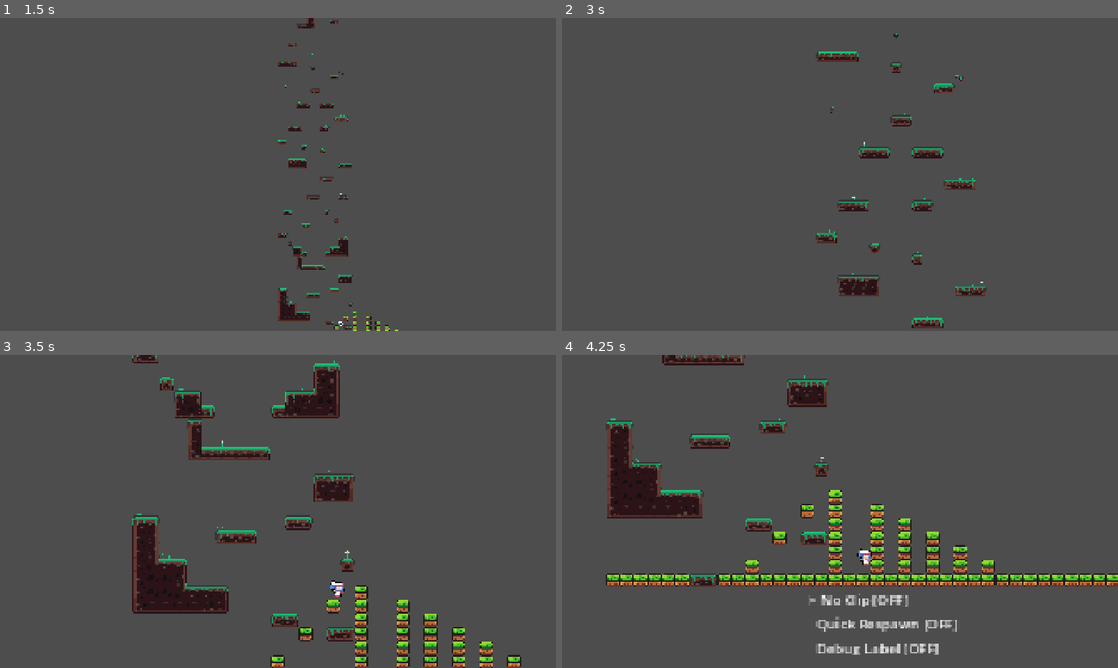
Above: before the commit, frames 1-4 (two rows, left to right).
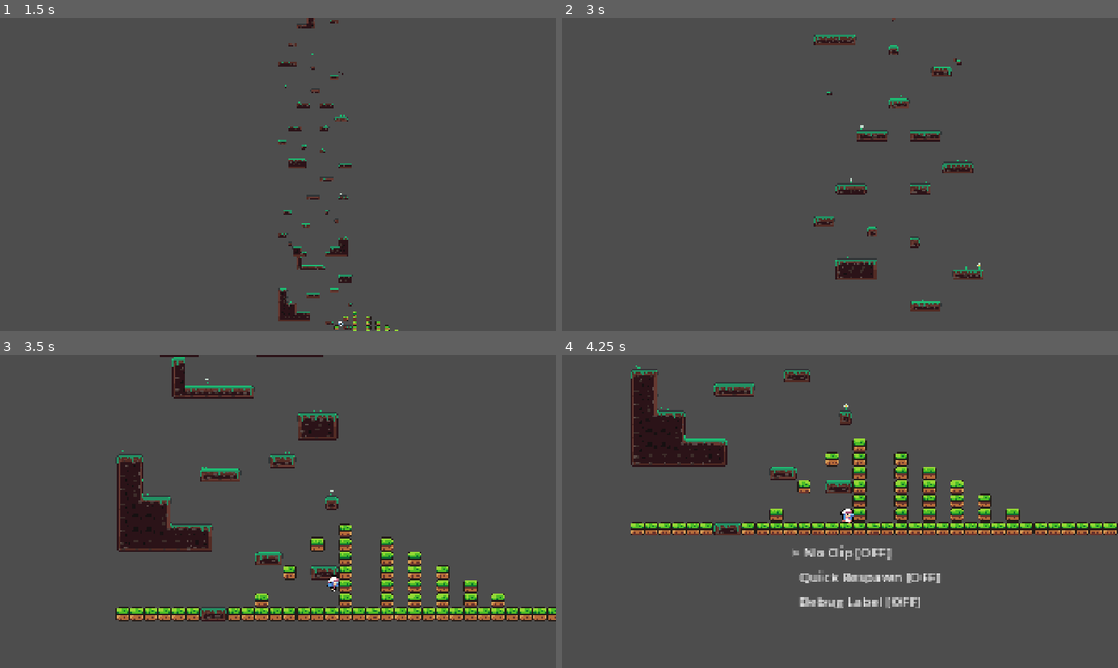
Above: after the commit, the same moments.

Repository: danielvogelsang/project-daydream
Game: Godot game, scene res://scenes/level/level/test_level.tscn
Two runs of this game, one before a commit and one after it. Both use one fixed random seed, a clock stepped at 60 frames per second and the inputs below. This scene is started directly instead of the project's main scene.
Inputs:
- Up to frame 1 (1.5 s): tap Enter (ui_accept) at 0.5 s; hold Space (jump) 0.53-1.28 s; hold D (right) from 0.53 s (still down); tap M (camera_toggle) at 1.35 s
- Up to frame 2 (3 s): tap Space (jump) at 1.52, 1.55, 1.82 s; tap Enter (ui_accept) at 2, 2.75 s; release D (right) at 2.03 s; hold A (left) 2.03-2.78 s; hold Space (jump) 2.03-2.78 s; hold D (right) from 2.78 s (still down); tap M (camera_toggle) at 2.85 s
- Up to frame 3 (3.5 s): keep holding D (right); tap Space (jump) at 3.02, 3.05, 3.32 s
- Up to frame 4 (4.25 s): keep holding D (right); hold Space (jump) from 3.53 s (still down); tap P (debug) at 4.15 s

Frame 1 is identical in both runs. In frame 2, 5.0% of the frame differs, in the area x 45-77%, y 0-100%; in frame 3, 19%; in frame 4, 22%, in the area x 7-100%, y 0-96%.

Commit message:
fixed coyote jump bug

Diff:
--- a/scenes/level/level/test_level.tscn
+++ b/scenes/level/level/test_level.tscn
@@ -1,23 +1,19 @@
 [gd_scene load_steps=11 format=4 uid="uid://dqy1utau3l1kp"]
-
 
 [ext_resource type="PackedScene" uid="uid://biq2l3gqa8yie" path="res://scenes/player/player.tscn" id="1_pdo7u"]
 [ext_resource type="Script" uid="uid://bbmlr4jqtqdjj" path="res://scenes/level/level/camera/Camera2D.gd" id="2_xui6b"]
 [ext_resource type="TileSet" uid="uid://21m3a66frqs6" path="res://tilemaps/test_tilemap.tres" id="3_256ua"]
 [ext_resource type="PackedScene" uid="uid://buelbnflaioii" path="res://scenes/debug/debug_menu.tscn" id="4_ny1k2"]
 [ext_resource type="PackedScene" uid="uid://c2i5niiup03v4" path="res://scenes/itemsystem/itempool.tscn" id="5_7rww8"]
-
 [ext_resource type="PackedScene" uid="uid://n2axbv4n2kha" path="res://scenes/level/stage_1_bigger_tilemap/1mr3m.tscn" id="6_33vko"]
 [ext_resource type="PackedScene" uid="uid://1xbl7d3c6hso" path="res://scenes/level/stage_1_bigger_tilemap/1mr3r.tscn" id="6_o24wv"]
 [ext_resource type="PackedScene" uid="uid://bexfn1t71rwtg" path="res://scenes/level/stage_1_bigger_tilemap/1l3lr.tscn" id="7_gmsjb"]
 [ext_resource type="PackedScene" uid="uid://dfli4myvay3dk" path="res://scenes/level/stage_1_bigger_tilemap/1m3mr.tscn" id="8_dm673"]
 [ext_resource type="PackedScene" uid="uid://rx0vll8qv5tx" path="res://scenes/level/stage_1_bigger_tilemap/1lmr3l.tscn" id="10_ve04q"]
 
-
 [node name="TestLevel" type="Node2D"]
 
 [node name="Player" parent="." instance=ExtResource("1_pdo7u")]
-
 position = Vector2(112, 1040)
 
 [node name="Camera2D" type="Camera2D" parent="."]
@@ -35,7 +31,6 @@
 
 [node name="Itempool" parent="." instance=ExtResource("5_7rww8")]
 
-
 [node name="1mr3r" parent="." instance=ExtResource("6_o24wv")]
 tile_map_data = PackedByteArray("AAAAABcAAAAAAAAAAAABABYAAAABAAIAAAABABcAAAACAAAAAAACABQAAAAAAAAAAAACABsAAAACAAEAAAACAB …(496 unchanged characters)…
 
--- a/scenes/player/player.gd
+++ b/scenes/player/player.gd
@@ -198,7 +198,7 @@
 			timers["coyote"] = coyote_time
 		if is_on_floor():
 			timers["coyote"] = 0
-		if timers["coyote"] < 0:
+		if timers["coyote"] <= 0:
 			jump_available = false
 
 func handle_jump_buffer() -> void:
@@ -249,8 +249,8 @@
 func update_debug_label() -> void:
 	if is_debug_label:
 		debug_label.show()
-		debug_label.text = "candoublejump: %s\njump available: %s" % [
-			double_jump.can_double_jump, jump_available
+		debug_label.text = "coyote_timer: %s\njump available: %s" % [
+			timers["coyote"], jump_available
 			]
 	else: debug_label.hide()
 
